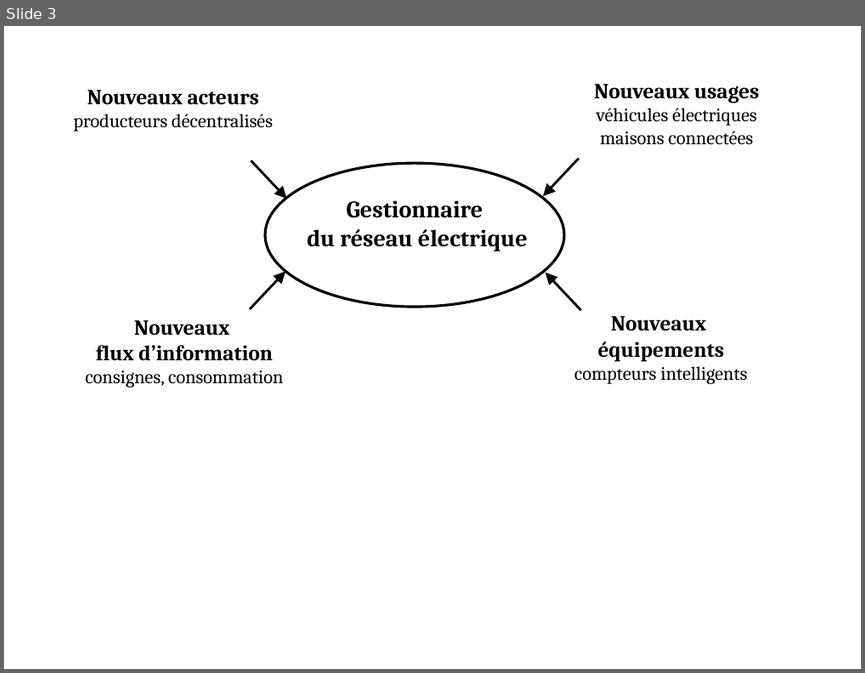
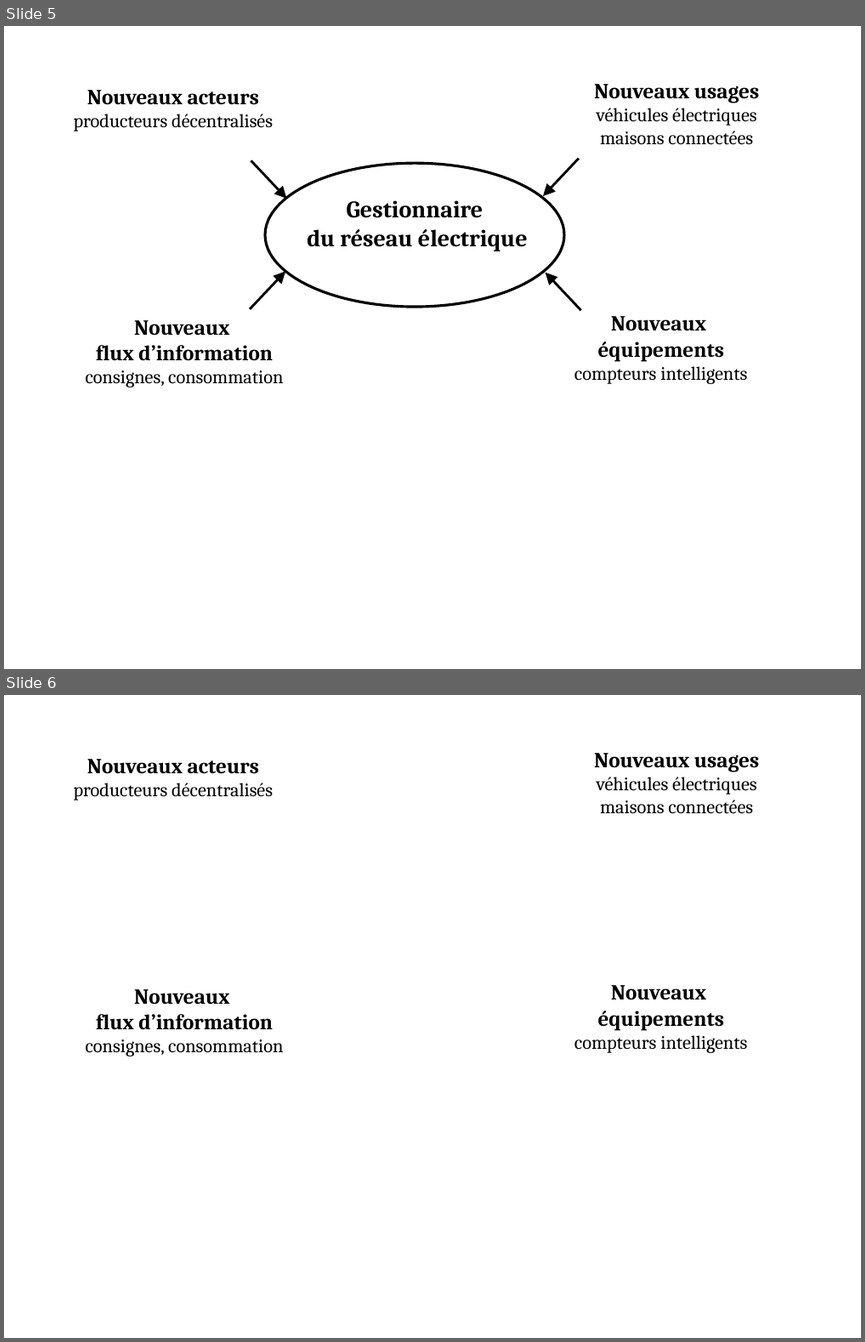
Before and after one commit to rachida-sghr/these, a slide deck: soutenance/images/impacts.pptx. Shown one above the other, each under a label of ours: slide 3 before the commit, slides 5 and 6 after it. The pictures are 865x673 and 865x1342 pixels, drawn with LibreOffice and Linux fonts; fonts in the diff are those of the drawing. Boxes give left, top, right and bottom in pixels: in the first picture for what was removed or moved away, otherwise in the second. Text is boxed around its words. In the diff, an @@ line names an element or a change of style, - is before the commit and + after.

```diff
--- a/soutenance/images/impacts.pptx
+++ b/soutenance/images/impacts.pptx
@@ slide 6 added at (4,695,861,1338), background #FFFFFF @@
@@ text added at (74,759,273,800), 16 pt, text #000000 @@
+Nouveaux acteurs
+producteurs décentralisés
@@ text added at (594,753,759,814), 16 pt, text #000000 @@
+Nouveaux usages
+véhicules électriques
+maisons connectées
@@ text added at (86,989,283,1056), 18 pt, text #000000, bold @@
+Nouveaux
+flux d’information
+consignes, consommation
@@ text added at (574,985,747,1053), 16 pt, text #000000 @@
+Nouveaux
+équipements
+compteurs intelligents
@@ what was slide 3 is now slide 5 @@
```
Also in this commit, not shown: 2 slides changed, 4 other slides added, 21 other files.
